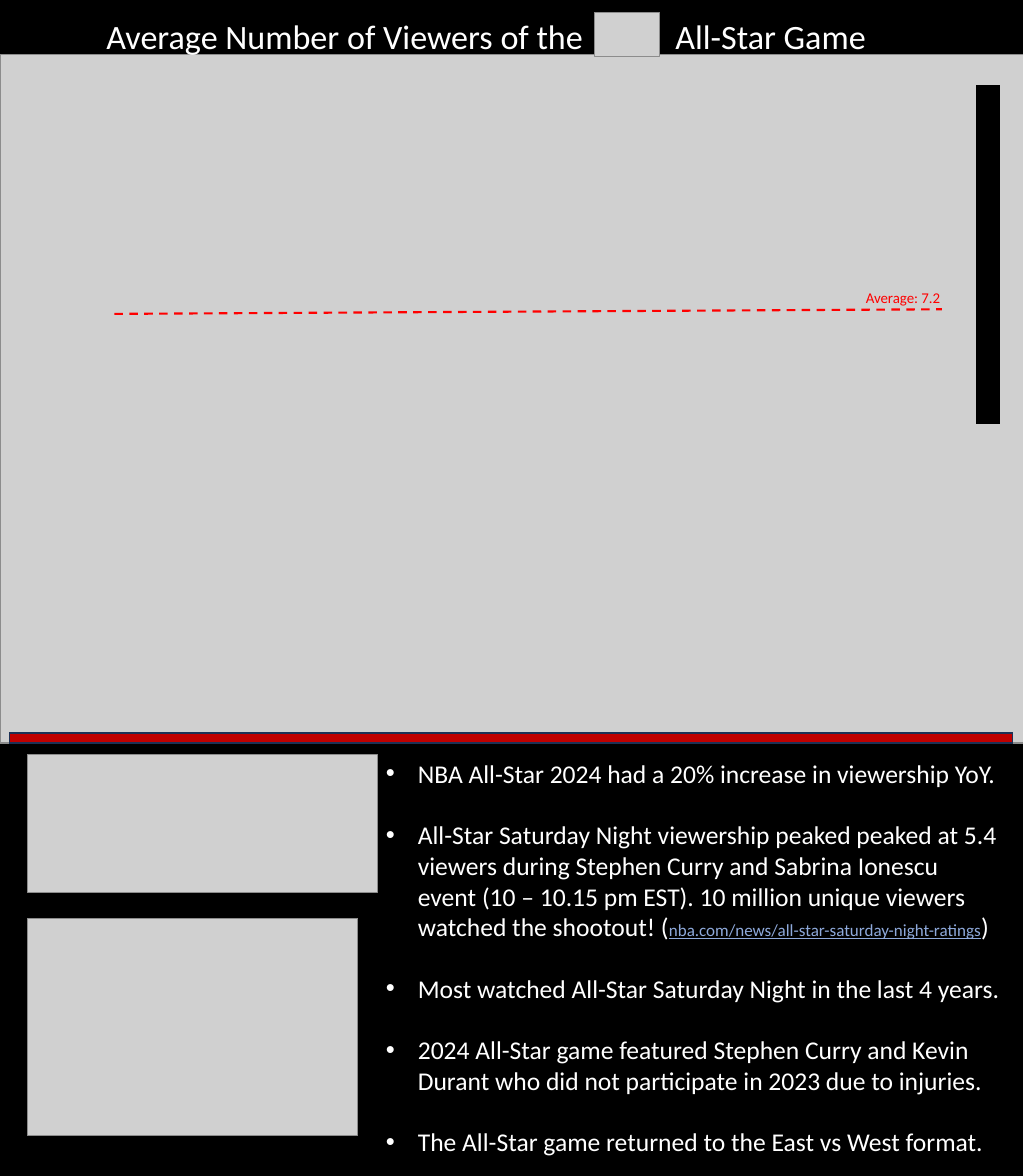
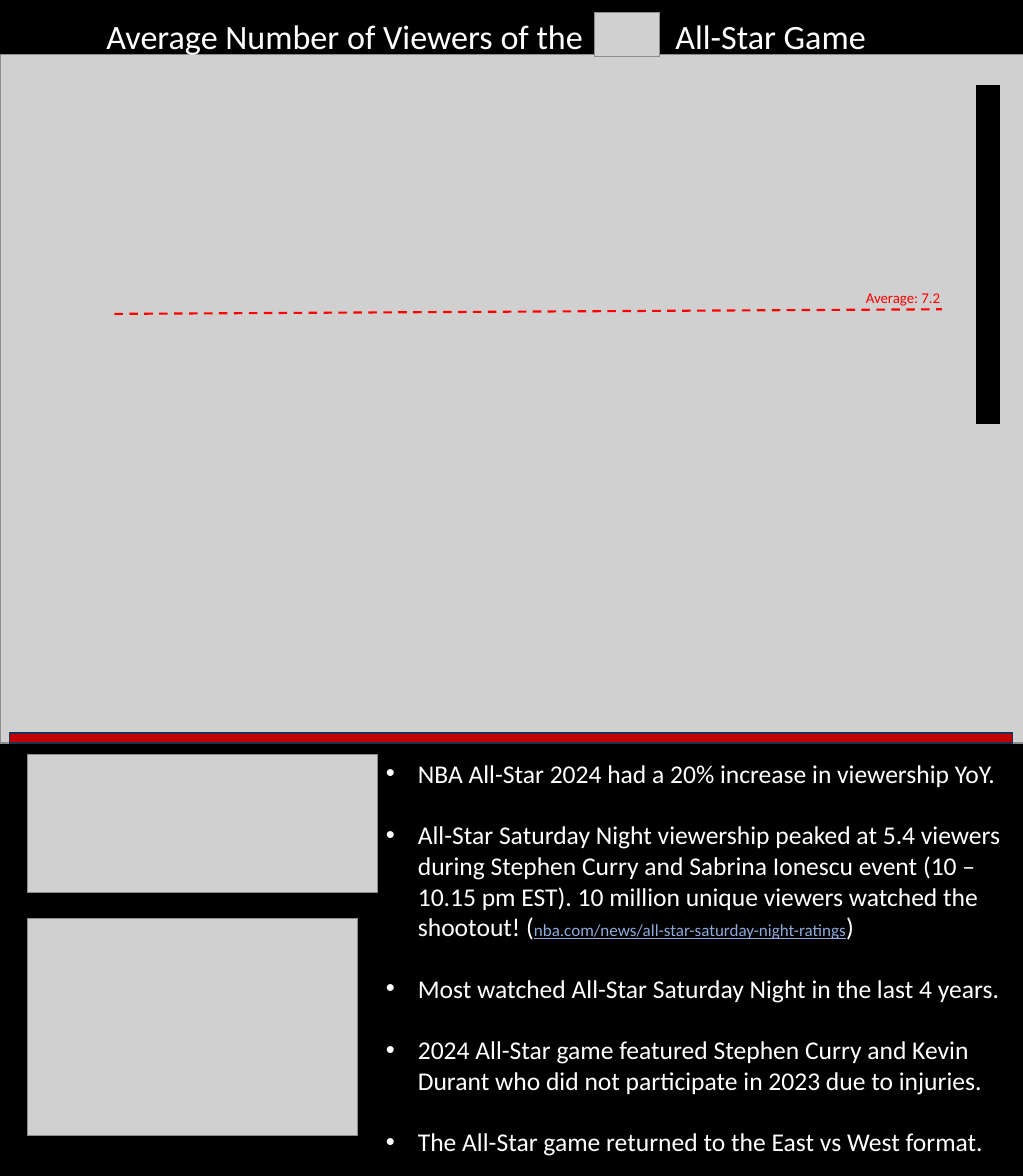
Before and after one commit to KobaKhit/vizvault, a slide deck: slide 1 of nba-all-star-viewership/powerpoint/NBA All Star Viewership 2024.pptx. Drawn at 1023x1176 pixels with LibreOffice and Linux fonts; fonts in the diff are those of the drawing; grey boxes stand for pictures. Boxes give left, top, right and bottom in pixels: in the first picture for what was removed or moved away, otherwise in the second. Text is boxed around its words. In the diff, an @@ line names an element or a change of style, - is before the commit and + after.

```diff
--- a/nba-all-star-viewership/powerpoint/NBA All Star Viewership 2024.pptx
+++ b/nba-all-star-viewership/powerpoint/NBA All Star Viewership 2024.pptx
@@ text at [418, 826, 1000, 939]: text changed @@
-• All-Star Saturday Night viewership peaked peaked at 5.4 viewers during Stephen Curry and Sabrina Ionescu event (10 – 10.15 pm EST). 10 million unique viewers watched the shootout! (nba.com/news/all-star-saturday-night-ratings)
+• All-Star Saturday Night viewership peaked at 5.4 viewers during Stephen Curry and Sabrina Ionescu event (10 – 10.15 pm EST). 10 million unique viewers watched the shootout! (nba.com/news/all-star-saturday-night-ratings)
```
Also in this commit, not shown: 1 other file.
